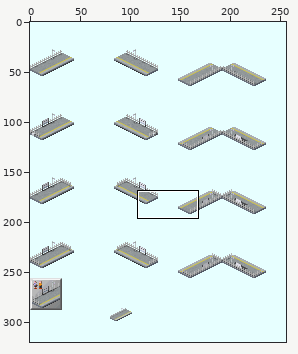
Edited in one commit: sprite sheet (source/platform-1s.png). The first picture is a wide view before the edit; the outline marks the close-up.
Close-up. Before the commit:
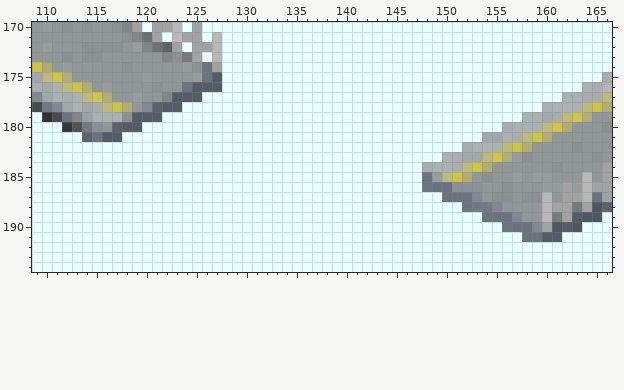
The file is 256x320 pixels. Colours within 5 levels of each other are drawn and written as one. Shown: x 109..166, y 170..194. The commit also changed other parts of the picture, which this record leaves out.
Once edited:
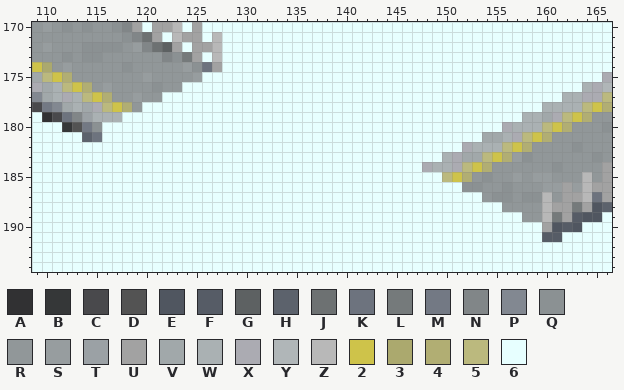
Palette (. is transparent): A #313133  B #353738  C #49494c  D #535353  E #505660  F #565c66  G #5d6162  H #5c626c  J #6d7172  K #6d737e  L #757a7b  M #737984  N #818688  P #828891  Q #8b9193  R #919799  S #979d9f  T #9ba1a5  U #a2a2a2  V #a1a8aa  W #aab1b3  X #ababb2  Y #b0b6b8  Z #b8b8b8  2 #cec34a  3 #aba96e  4 #b1ae73  5 #bbb97e  6 #e7ffff
The edit:
y 175: x 126..127 KF -> 66
y 176: x 124..127 KFFF -> 6666
y 177: x 122..125 NFFF -> 6666
y 178: x 120..123 PHFF -> 6666
y 179: x 118..121 QFFF -> 6666
y 180: x 116..119 RHFF -> 6666
y 181: x 116..117 FF -> 66
y 185: x 148..149 KS -> 66
y 186: x 148..151 KKKQ -> 6666
y 187: x 150..153 KKKP -> 6666
y 188: x 152..155 KMMP -> 6666
y 189: x 154..157 KKKP -> 6666
y 190: x 156..159 KKKP -> 6666
y 191: x 158..159 KK -> 66
